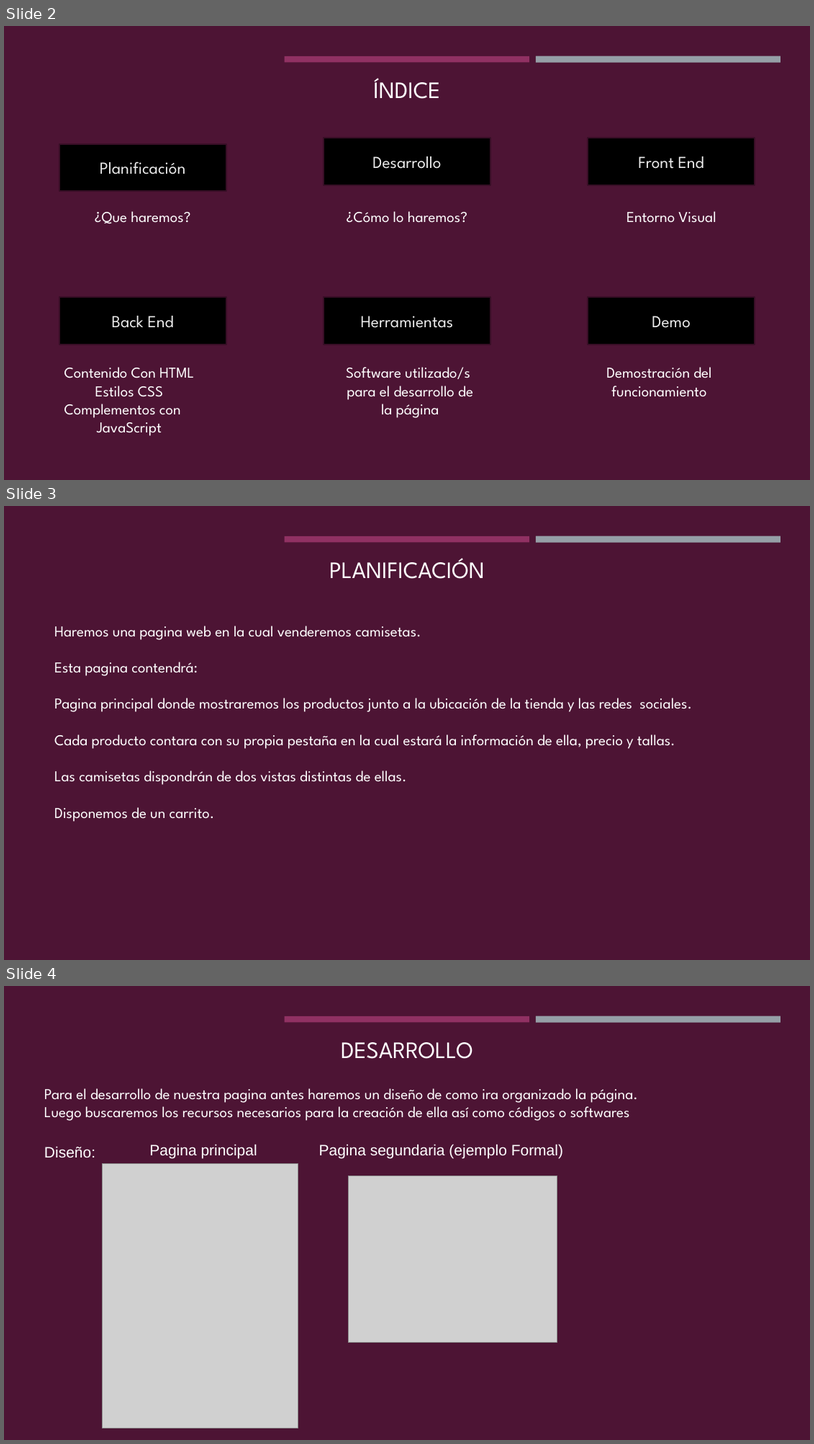
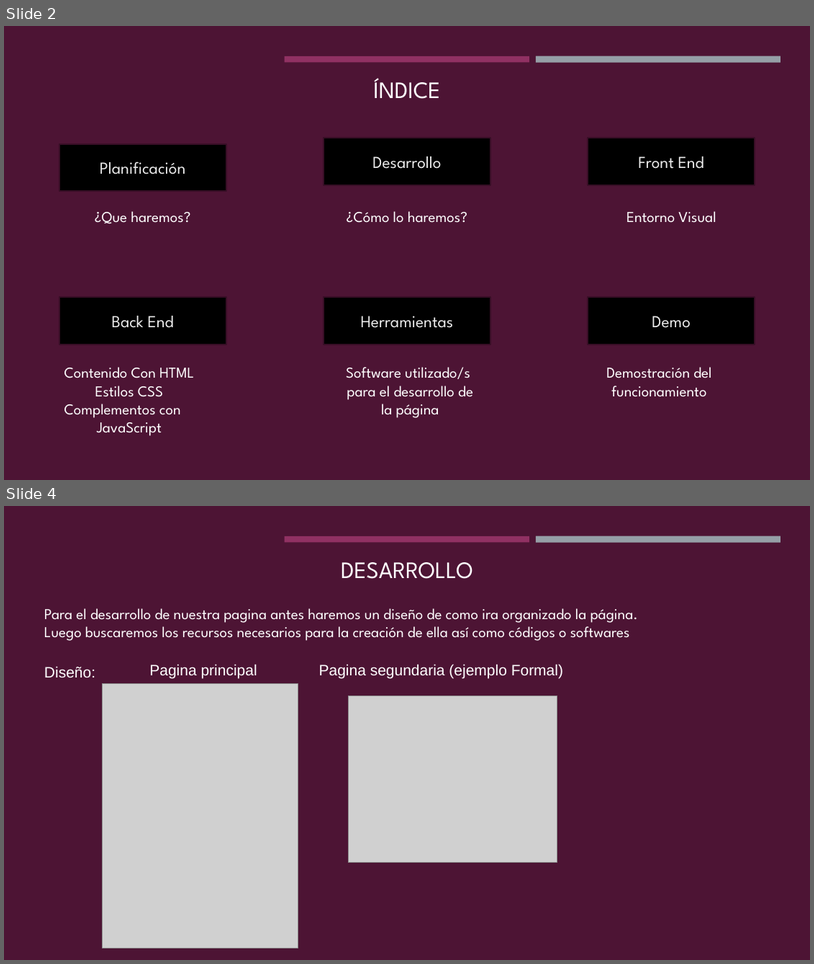
Before and after one commit to arnaualbert/shirtplanet, a slide deck: PowerPoint/SHIRTPLANET.pptx. Shown one above the other, each under a label of ours: slides 2, 3 and 4 before the commit, slides 2 and 4 after it; the slides between them are not shown. The pictures are 814x1444 and 814x964 pixels, drawn with LibreOffice and Linux fonts; fonts in the diff are those of the drawing; grey boxes stand for pictures. Boxes give left, top, right and bottom in pixels: in the first picture for what was removed or moved away, otherwise in the second. Text is boxed around its words. In the diff, an @@ line names an element or a change of style, - is before the commit and + after.

```diff
--- a/PowerPoint/SHIRTPLANET.pptx
+++ b/PowerPoint/SHIRTPLANET.pptx
@@ slide 3 removed at (x1=4, y1=506, x2=810, y2=960), background #4D1434; not listed: 3 template elements that a slide beside it also shows @@
@@ title removed at (x1=329, y1=558, x2=485, y2=579) @@
-PLANIFICACIÓN
@@ text removed at (x1=54, y1=626, x2=692, y2=821) @@
-Haremos una pagina web en la cual venderemos camisetas.
-Esta pagina contendrá:
-Pagina principal donde mostraremos los productos junto a la ubicación de la tienda y las redes sociales.
-Cada producto contara con su propia pestaña en la cual estará la información de ella, precio y tallas.
-Las camisetas dispondrán de dos vistas distintas de ellas.
-Disponemos de un carrito.
```
Also in this commit, not shown: 2 slides added, 1 other slide removed.
